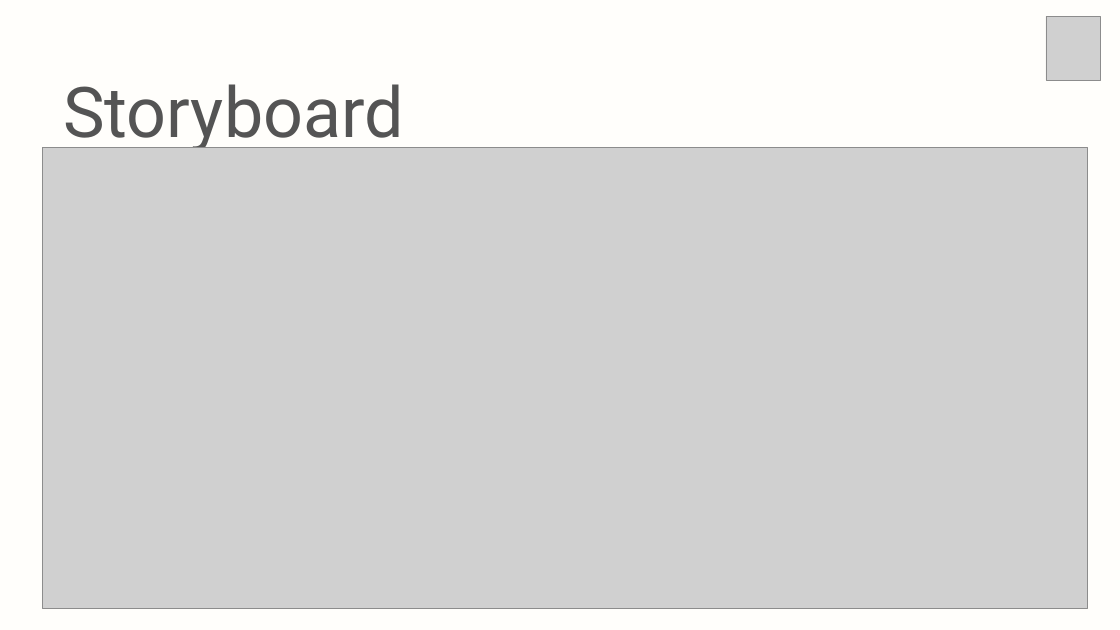
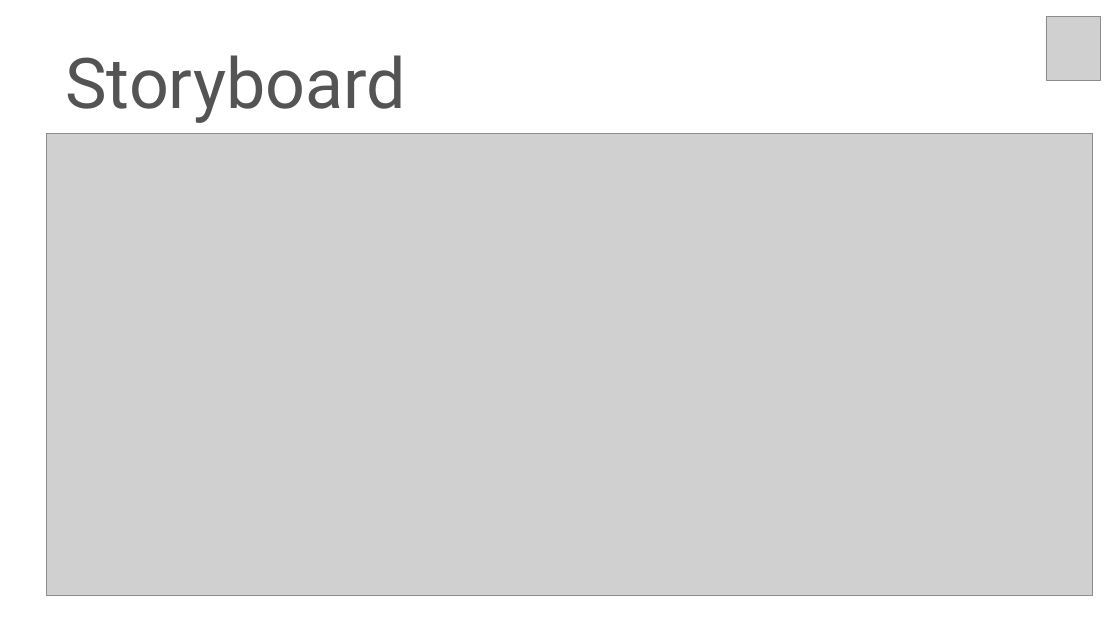
Before and after one commit to christian-raphael/Pyxis, a slide deck: slide 6 of Documentação/Pyxis.pptx. Drawn at 1120x630 pixels with LibreOffice and Linux fonts; fonts in the diff are those of the drawing; grey boxes stand for pictures. Boxes give left, top, right and bottom in pixels: in the first picture for what was removed or moved away, otherwise in the second. Text is boxed around its words. In the diff, an @@ line names an element or a change of style, - is before the commit and + after.

```diff
--- a/Documentação/Pyxis.pptx
+++ b/Documentação/Pyxis.pptx
@@ background #FFFEFB to #FFFFFF @@
@@ text "Storyboard": place and size @@
-text "Storyboard" at <box>63,84,404,153</box>
+text "Storyboard" at <box>65,55,406,123</box>
@@ picture: place and size @@
-picture at <box>42,147,1087,608</box>
+picture at <box>47,134,1092,595</box>
```
Also in this commit, not shown: 2 other slides changed, 2 slides added, 2 slides removed.
